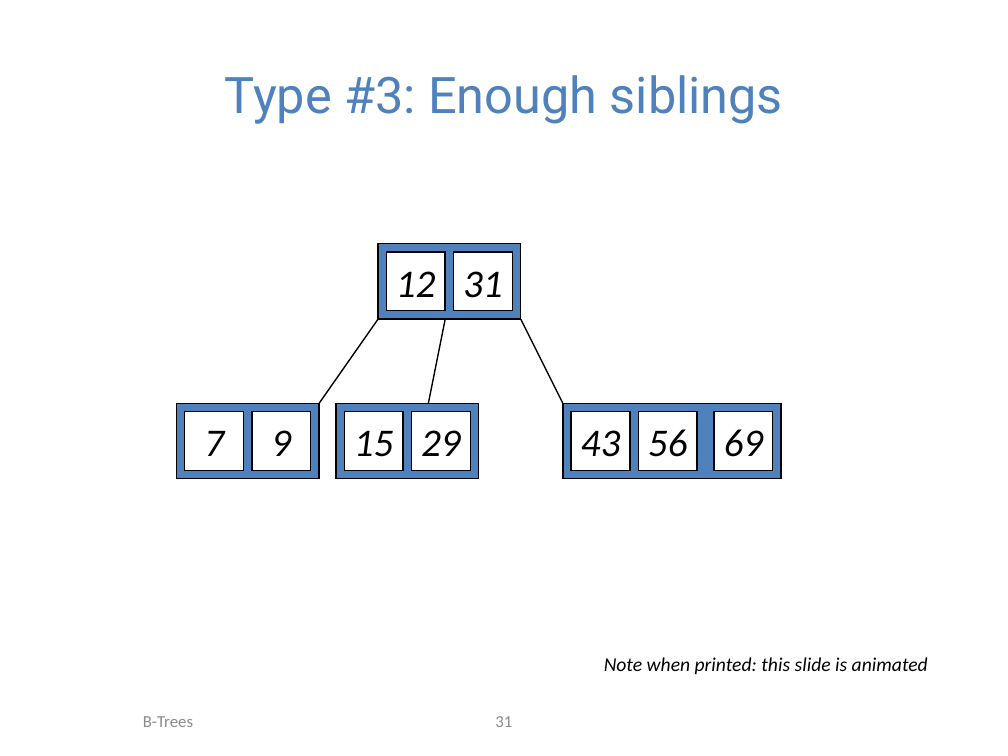
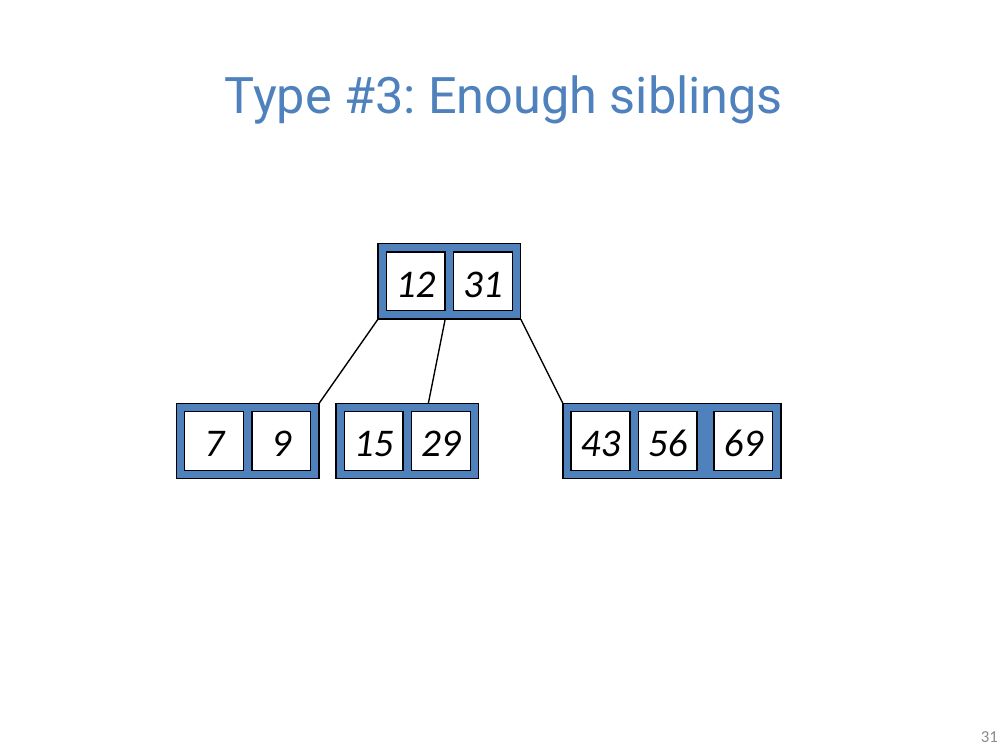
Before and after one commit to guhofstra/CSC111Fa25, a slide deck: slide 31 of PPTs/Lecture 10-2-3 trees B trees.pptx. Drawn at 1008x756 pixels with LibreOffice and Linux fonts; fonts in the diff are those of the drawing. Boxes give left, top, right and bottom in pixels: in the first picture for what was removed or moved away, otherwise in the second. Text is boxed around its words. In the diff, an @@ line names an element or a change of style, - is before the commit and + after.

```diff
--- a/PPTs/Lecture 10-2-3 trees B trees.pptx
+++ b/PPTs/Lecture 10-2-3 trees B trees.pptx
@@ text removed at [604,657,928,674] @@
-Note when printed: this slide is animated
@@ text removed at [143,716,193,727] @@
-B-Trees
@@ page number: place and size @@
-page number at [495,716,512,727]
+page number at [981,731,998,742]
@@ page number at [981,731,998,742]: alignment centre to right @@
```
Also in this commit, not shown: 36 other slides changed, 10 other files.
